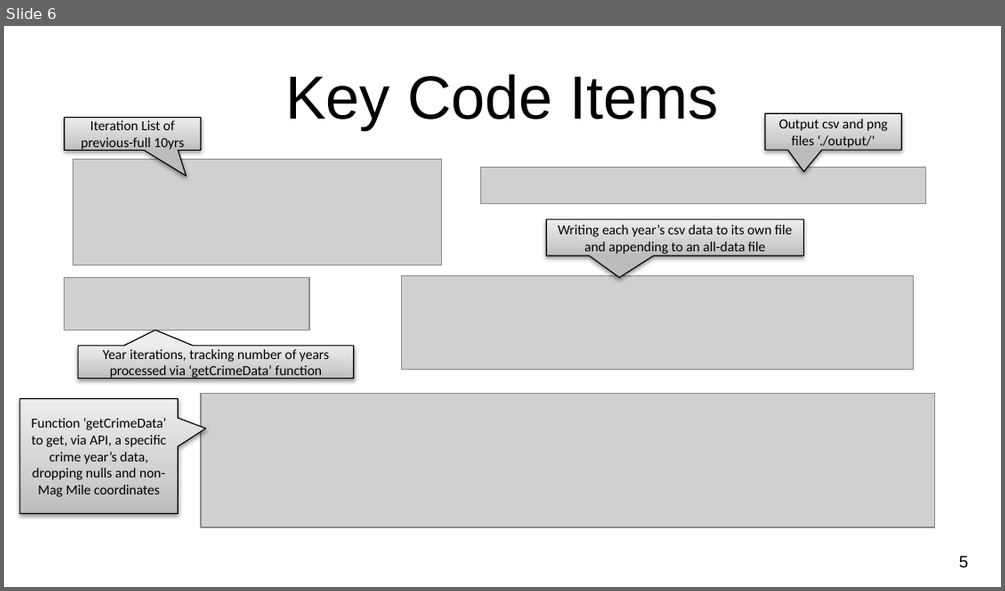
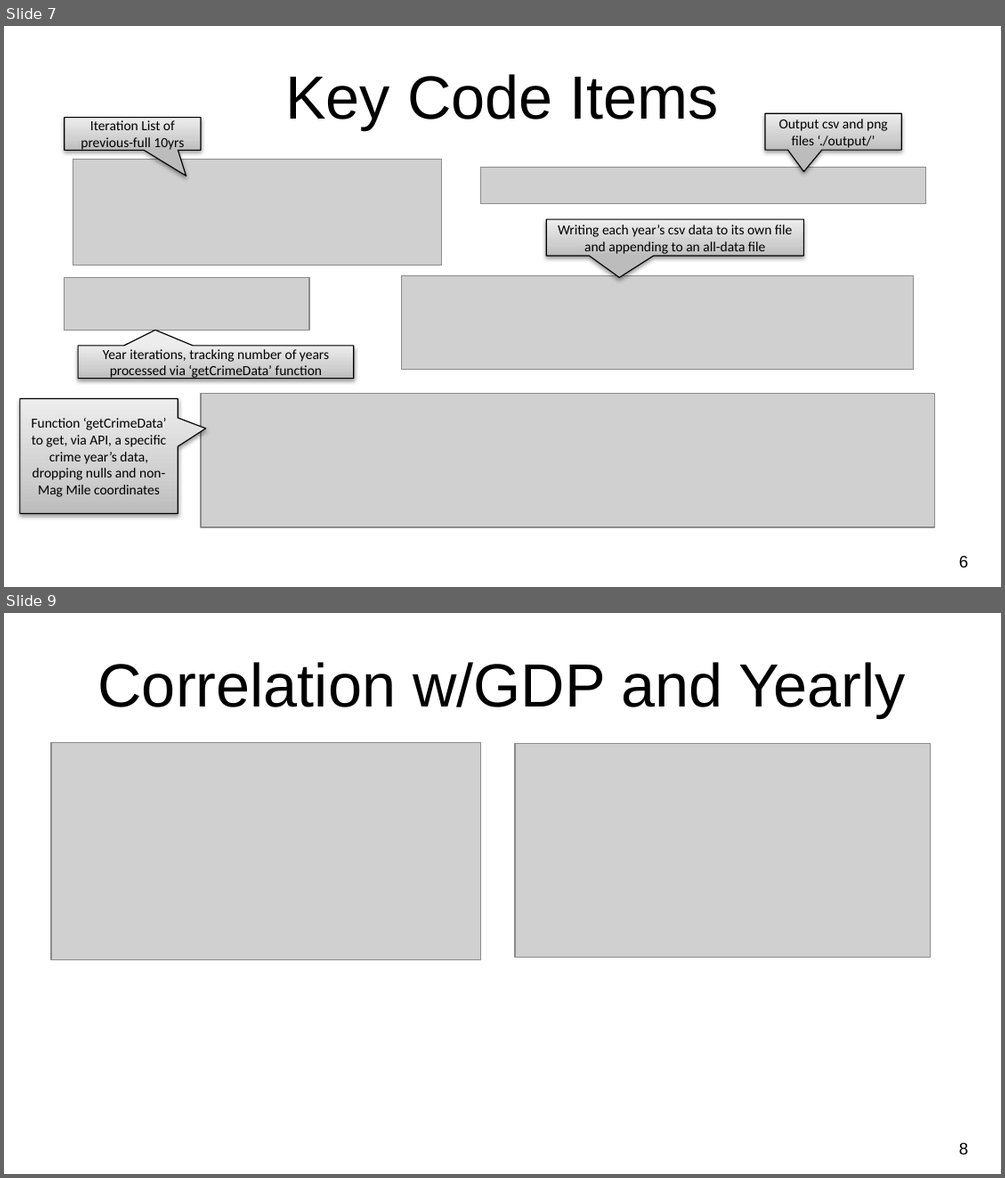
Before and after one commit to MasonMcCoy/Chicago_Crime, a slide deck: NU-Project1_ChicagoMagMile_Crime.pptx. Shown one above the other, each under a label of ours: slide 6 before the commit, slides 7 and 9 after it; the slides between them are not shown. The pictures are 1005x591 and 1005x1178 pixels, drawn with LibreOffice and Linux fonts; fonts in the diff are those of the drawing; grey boxes stand for pictures; background and template pictures are left out. Boxes give left, top, right and bottom in pixels: in the first picture for what was removed or moved away, otherwise in the second. Text is boxed around its words. In the diff, an @@ line names an element or a change of style, - is before the commit and + after.

```diff
--- a/NU-Project1_ChicagoMagMile_Crime.pptx
+++ b/NU-Project1_ChicagoMagMile_Crime.pptx
@@ slide 9 added at [4,613,1001,1174], background picture (left out) @@
@@ title added at [98,662,906,717], 44 pt, text #000000 @@
+Correlation w/GDP and Yearly
@@ picture added at [51,743,480,959] @@
@@ picture added at [514,744,930,957] @@
@@ page number added at [959,1143,968,1154], 12 pt, text #000000 @@
+8
@@ what was slide 6 is now slide 7 @@
@@ page number at [959,556,968,568]: text changed @@
-5
+6
```
Also in this commit, not shown: 6 slides changed, 11 other slides added, 6 slides removed, 8 other files.
